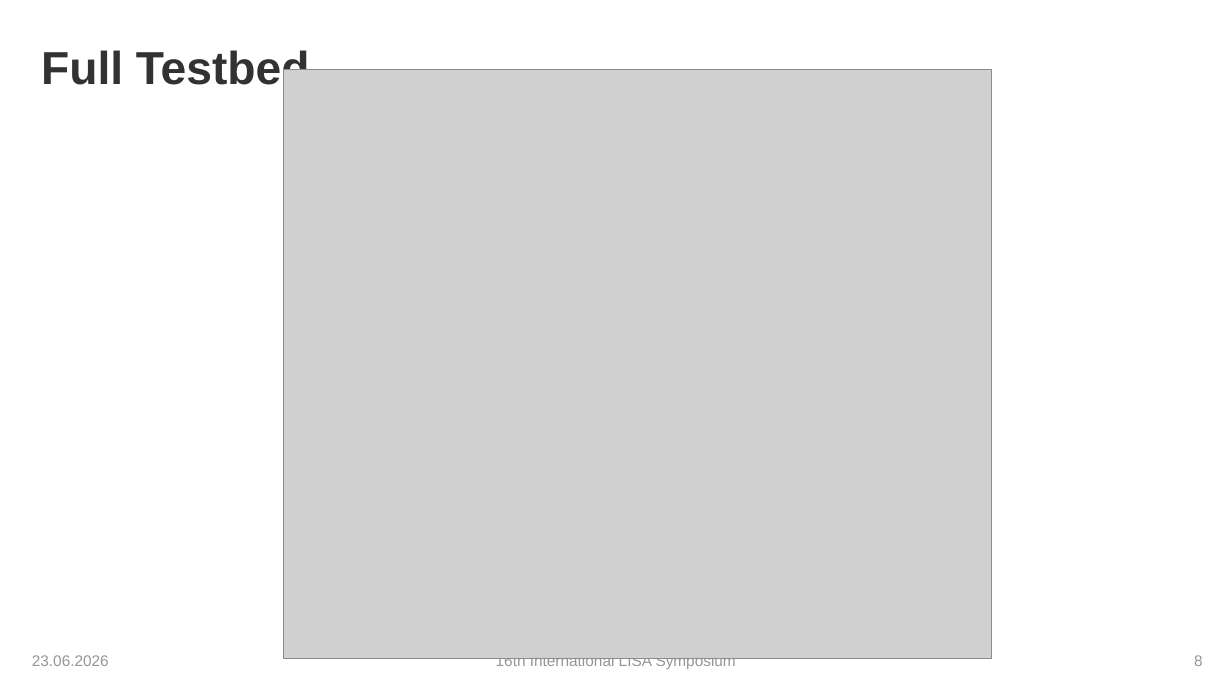
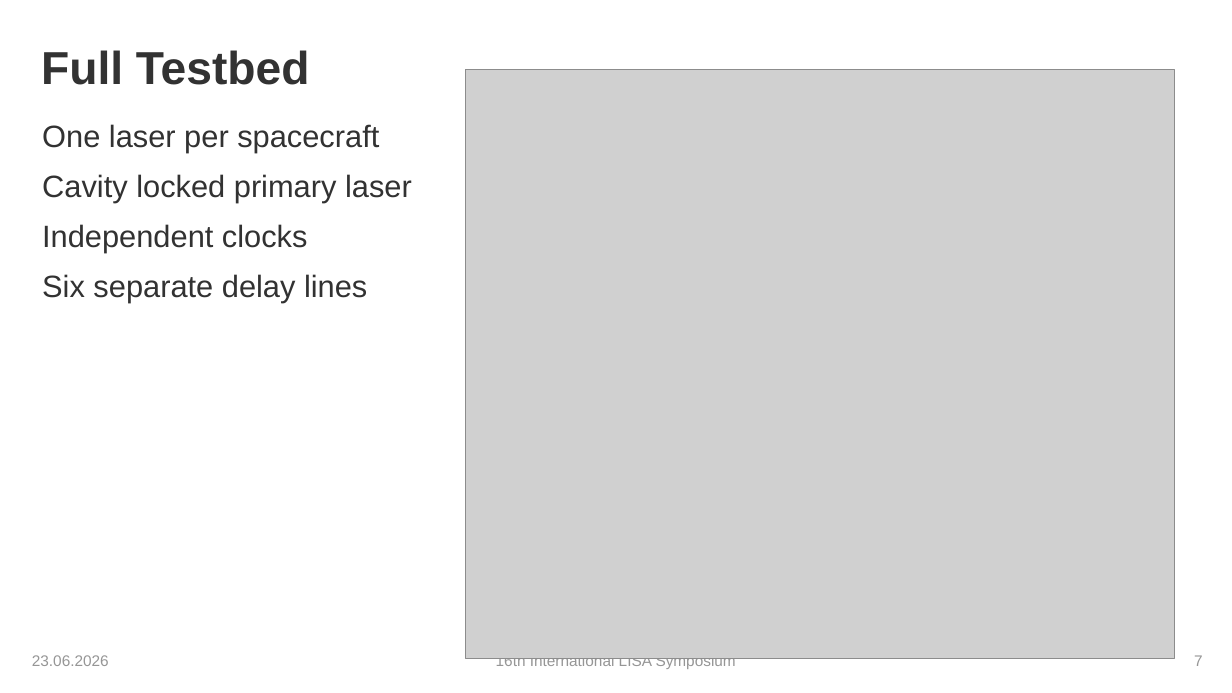
Before and after one commit to karinkruuse/Esitlused, a slide deck: slide 7 of Kruuse_Symposium_2026 - Copy.pptx (slide 8 before the commit). Drawn at 1232x693 pixels with LibreOffice and Linux fonts; fonts in the diff are those of the drawing; grey boxes stand for pictures; background and template pictures are left out. Boxes give left, top, right and bottom in pixels: in the first picture for what was removed or moved away, otherwise in the second. Text is boxed around its words. In the diff, an @@ line names an element or a change of style, - is before the commit and + after.

```diff
--- a/Kruuse_Symposium_2026 - Copy.pptx
+++ b/Kruuse_Symposium_2026 - Copy.pptx
@@ picture: place and size @@
-picture at bbox=[284, 69, 993, 659]
+picture at bbox=[466, 69, 1175, 659]
@@ text added at bbox=[42, 124, 412, 302], 24 pt, text #323232 @@
+One laser per spacecraft
+Cavity locked primary laser
+Independent clocks
+Six separate delay lines
@@ page number at bbox=[1194, 655, 1203, 666]: text changed @@
-8
+7
```
Also in this commit, not shown: 10 other slides changed, 2 slides removed.
